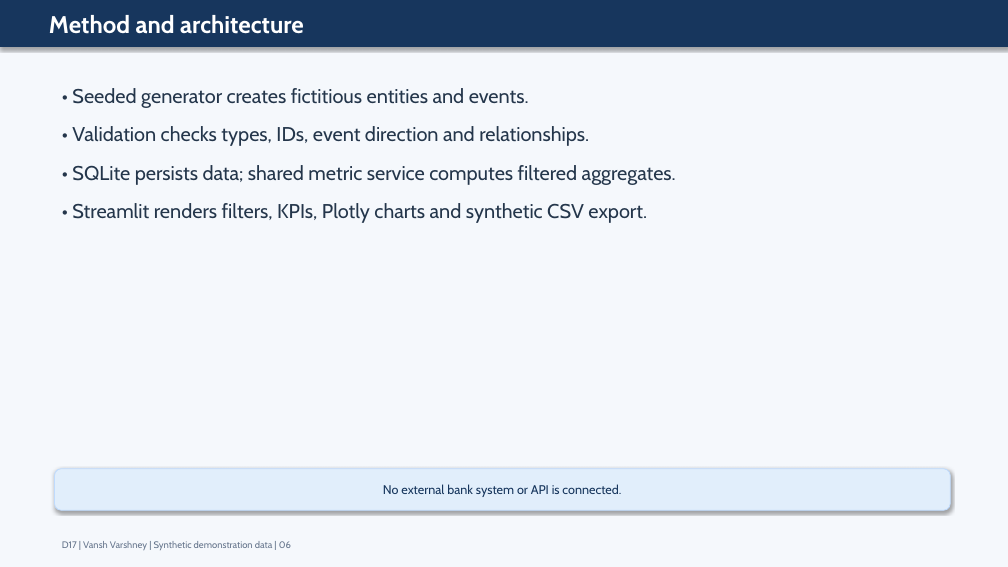
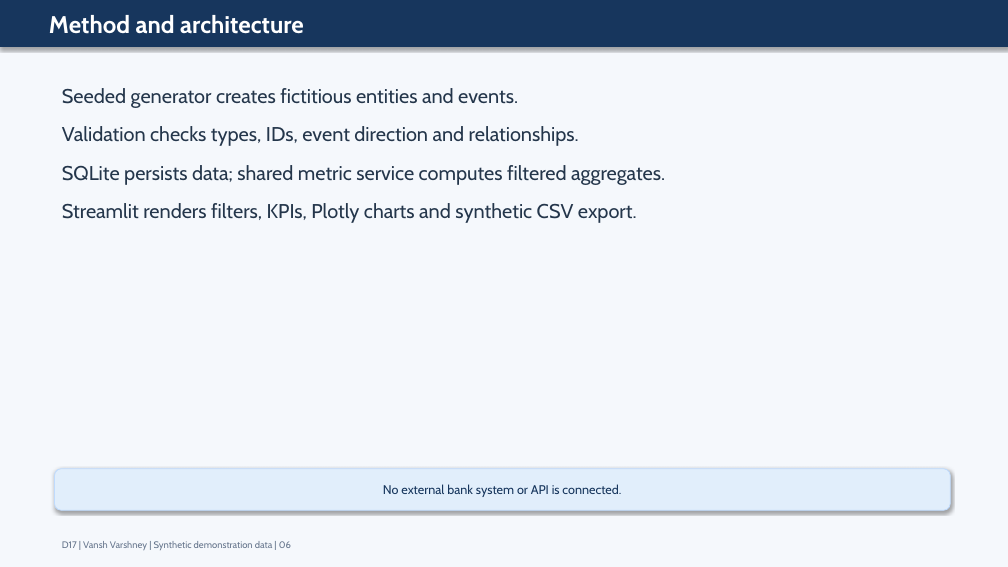
Before and after one commit to vanshvarshney59-alt/Loan-dtrendisbursement-Analysis, a slide deck: slide 6 of deliverables/18_ABES_Slide_Deck.pptx. Drawn at 1008x567 pixels with LibreOffice and Linux fonts; fonts in the diff are those of the drawing. Boxes give left, top, right and bottom in pixels: in the first picture for what was removed or moved away, otherwise in the second. Text is boxed around its words. In the diff, an @@ line names an element or a change of style, - is before the commit and + after.

Commit message:
Add submission PDFs and synthetic data package

```diff
--- a/deliverables/18_ABES_Slide_Deck.pptx
+++ b/deliverables/18_ABES_Slide_Deck.pptx
@@ text at box(62, 88, 665, 223): text changed @@
-• Seeded generator creates fictitious entities and events.
-• Validation checks types, IDs, event direction and relationships.
-• SQLite persists data; shared metric service computes filtered aggregates.
-• Streamlit renders filters, KPIs, Plotly charts and synthetic CSV export.
+Seeded generator creates fictitious entities and events.
+Validation checks types, IDs, event direction and relationships.
+SQLite persists data; shared metric service computes filtered aggregates.
+Streamlit renders filters, KPIs, Plotly charts and synthetic CSV export.
```
Also in this commit, not shown: 11 other slides changed, 33 other files.
